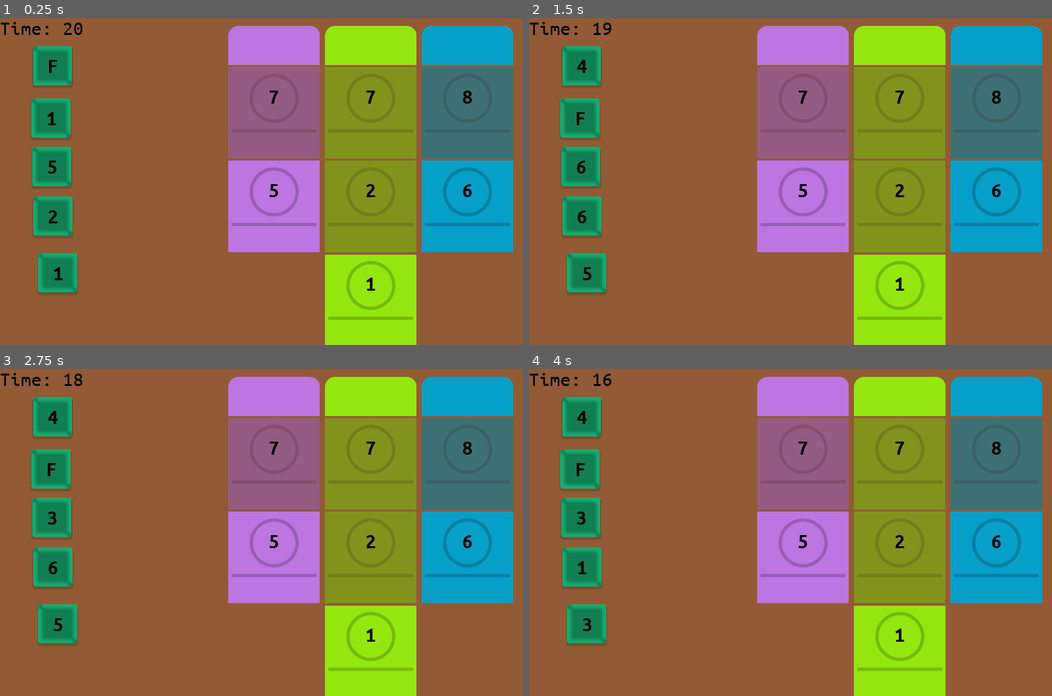
Above: before the commit, frames 1-4 (two rows, left to right).
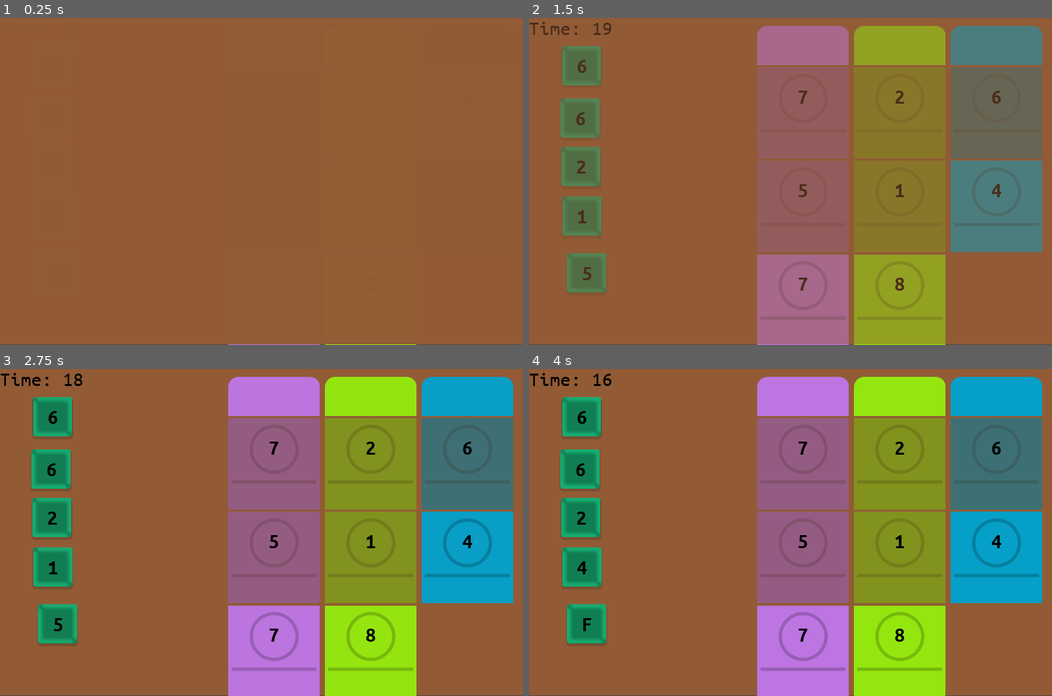
Above: after the commit, the same moments.

Repository: matzebond/DiceRepair
Game: Godot game, scene res://scenes/screens/RootNode.tscn
Two runs of this game, one before a commit and one after it. Both use one fixed random seed, a clock stepped at 60 frames per second and the inputs below.
Inputs (mouse positions are in pixels of both pictures, inside the frame that each line leads up to):
- Up to frame 1 (0.25 s): no input
- Up to frame 2 (1.5 s): drag from (581, 67) to (800, 112) at 0.52 s; drag from (581, 119) to (800, 112) at 1.27 s
- Up to frame 3 (2.75 s): move the mouse to (52, 516) at 2.02 s; click (52, 516) at 2.17 s
- Up to frame 4 (4 s): tap Enter at 2.75 s; drag from (581, 568) to (800, 558) at 2.77 s; tap Space at 3.5 s; drag from (586, 624) to (900, 463) at 3.52 s

The runs differ from the first frame. In frame 1, 45% of the frame differs, in the area x 0-100%, y 1-100%; in frame 2, 49%; in frame 3, 10%; in frame 4, 10%.

Commit message:
Added Scene switches

Diff:
--- /dev/null
+++ b/scenes/Background.tscn
@@ -0,0 +1,7 @@
+[gd_scene load_steps=2 format=2]
+
+[ext_resource path="res://assets/img/ui/bg.png" type="Texture" id=1]
+
+[node name="Background" type="Sprite"]
+position = Vector2( 640, 398.237 )
+texture = ExtResource( 1 )
--- /dev/null
+++ b/scenes/screens/GameScene.gd
@@ -0,0 +1,18 @@
+extends Node2D
+
+var game_running = false
+var time = 0
+
+func end_scene():
+    game_running = false
+    time = 0
+
+
+func start_scene():
+    game_running = true
+    time = 20
+    pass
+
+
+func get_next_scene():
+    return "Upgrade"
--- a/scenes/screens/GameScene.tscn
+++ b/scenes/screens/GameScene.tscn
@@ -1,17 +1,17 @@
-[gd_scene load_steps=7 format=2]
+[gd_scene load_steps=8 format=2]
 
-[ext_resource path="res://assets/img/ui/bg.png" type="Texture" id=1]
+[ext_resource path="res://scenes/Background.tscn" type="PackedScene" id=1]
 [ext_resource path="res://scenes/die/Die.tscn" type="PackedScene" id=2]
 [ext_resource path="res://scenes/jobs/Job.tscn" type="PackedScene" id=3]
 [ext_resource path="res://scenes/drop_area/DropArea.tscn" type="PackedScene" id=4]
 [ext_resource path="res://scenes/ui/TimeFont.tres" type="DynamicFont" id=5]
 [ext_resource path="res://scenes/ui/Time.gd" type="Script" id=6]
+[ext_resource path="res://scenes/screens/GameScene.gd" type="Script" id=7]
 
 [node name="GameScene" type="Node2D"]
+script = ExtResource( 7 )
 
-[node name="bg" type="Sprite" parent="."]
-position = Vector2( 640, 400 )
-texture = ExtResource( 1 )
+[node name="Background" parent="." instance=ExtResource( 1 )]
 
 [node name="Time" type="Label" parent="."]
 custom_fonts/font = ExtResource( 5 )
--- a/scenes/screens/RootNode.gd
+++ b/scenes/screens/RootNode.gd
@@ -1,13 +1,48 @@
 extends Node2D
-
-var game_running = true
-var time = 20.0
 
 var dragging_die = false
 
-func stop_round():
-    game_running = false
-    time = 0
+onready var GameScene = preload("GameScene.tscn")
+onready var UpgradeScene = preload("UpgradeScene.tscn")
+onready var scene_map = {
+    "Game": GameScene,
+    "Upgrade": UpgradeScene,
+   }
+var active_scene
 
-func start_round():
-    pass
+
+func _ready():
+    load_scene(GameScene)
+
+func load_scene(Scene):
+    # hide Fader
+    $Tween.interpolate_property($Background, "modulate:a", 1, 0, 3, Tween.TRANS_SINE, Tween.EASE_IN_OUT)
+    $Tween.start()
+
+    # clear previous
+    if active_scene != null:
+        active_scene.queue_free()
+
+    # instance and add new
+    active_scene = Scene.instance()
+    add_child(active_scene)
+    active_scene.start_scene()
+
+func end_scene():
+    active_scene.end_scene()
+
+    $Background.z_index = 4096
+    $Background.modulate.a = 0
+
+    $Tween.stop_all()
+    $Tween.connect("tween_completed", self, "tween_complete", [], CONNECT_ONESHOT)
+    $Tween.interpolate_property($Background, "modulate:a", 0, 1, 3, Tween.TRANS_SINE, Tween.EASE_IN_OUT)
+    $Tween.start()
+
+func tween_complete(_obj, _key):
+    var next_scene_name = active_scene.get_next_scene()
+    if scene_map.has(next_scene_name):
+        load_scene(scene_map[next_scene_name])
+        print("Switching to '" + next_scene_name + "'")
+    else:
+        printerr("Invalid scene name '" + next_scene_name + "'")
--- a/scenes/screens/RootNode.tscn
+++ b/scenes/screens/RootNode.tscn
@@ -1,9 +1,12 @@
 [gd_scene load_steps=3 format=2]
 
-[ext_resource path="res://scenes/screens/GameScene.tscn" type="PackedScene" id=1]
+[ext_resource path="res://scenes/Background.tscn" type="PackedScene" id=1]
 [ext_resource path="res://scenes/screens/RootNode.gd" type="Script" id=2]
 
 [node name="RootNode" type="Node2D"]
 script = ExtResource( 2 )
 
-[node name="GameScene" parent="." instance=ExtResource( 1 )]
+[node name="Tween" type="Tween" parent="."]
+
+[node name="Background" parent="." instance=ExtResource( 1 )]
+z_index = 4096
--- /dev/null
+++ b/scenes/screens/UpgradeScene.gd
@@ -0,0 +1,14 @@
+extends Node2D
+
+
+func _on_StartButton_pressed():
+    get_tree().current_scene.end_scene()
+
+func start_scene():
+    pass
+
+func end_scene():
+    pass
+
+func get_next_scene():
+    return "Game"
--- a/scenes/screens/UpgradeScene.tscn
+++ b/scenes/screens/UpgradeScene.tscn
@@ -1,25 +1,27 @@
-[gd_scene load_steps=7 format=2]
+[gd_scene load_steps=8 format=2]
 
 [ext_resource path="res://assets/img/ui/bg.png" type="Texture" id=1]
 [ext_resource path="res://scenes/die/Die.tscn" type="PackedScene" id=2]
 [ext_resource path="res://assets/fonts/UbuntuMono-R.ttf" type="DynamicFontData" id=3]
 [ext_resource path="res://scenes/drop_area/DropArea.tscn" type="PackedScene" id=4]
 [ext_resource path="res://scenes/screens/ToolBench.gd" type="Script" id=5]
+[ext_resource path="res://scenes/screens/UpgradeScene.gd" type="Script" id=6]
 
 [sub_resource type="DynamicFont" id=1]
 size = 80
 font_data = ExtResource( 3 )
 
-[node name="GameScene" type="Node2D"]
+[node name="UpgradeScreen" type="Node2D"]
+script = ExtResource( 6 )
 
 [node name="bg" type="Sprite" parent="."]
 position = Vector2( 640, 400 )
 texture = ExtResource( 1 )
 
 [node name="StartButton" type="Button" parent="."]
-margin_left = 999.0
+margin_left = 1000.76
 margin_top = 569.0
-margin_right = 1233.0
+margin_right = 1234.76
 margin_bottom = 692.0
 custom_fonts/font = SubResource( 1 )
 text = "Start"
@@ -63,4 +65,5 @@
 
 [node name="Die5" parent="." instance=ExtResource( 2 )]
 position = Vector2( 141.029, 623.409 )
+[connection signal="pressed" from="StartButton" to="." method="_on_StartButton_pressed"]
 [connection signal="drop_item" from="ToolBench/DropArea" to="ToolBench" method="_on_DropArea_drop_item"]
--- a/scenes/ui/Time.gd
+++ b/scenes/ui/Time.gd
@@ -1,16 +1,19 @@
 extends Label
 
 func _process(delta):
-    var root = get_tree().current_scene
-    if root.game_running:
-        root.time -= delta
-        if root.time < 0:
-            root.stop_round()
+
+    var scene = get_tree().current_scene.active_scene
+
+    if scene.name == "GameScene" and scene.game_running:
+        scene.time = max(0, scene.time - delta)
+        if scene.time <= 0:
+            get_tree().current_scene.end_scene()
         update_text()
 
 
 func update_text():
-    var time = get_tree().current_scene.time
+    var scene = get_tree().current_scene.active_scene
+    var time = scene.time
     if time > 1:
         time = ceil(time)
     else:
